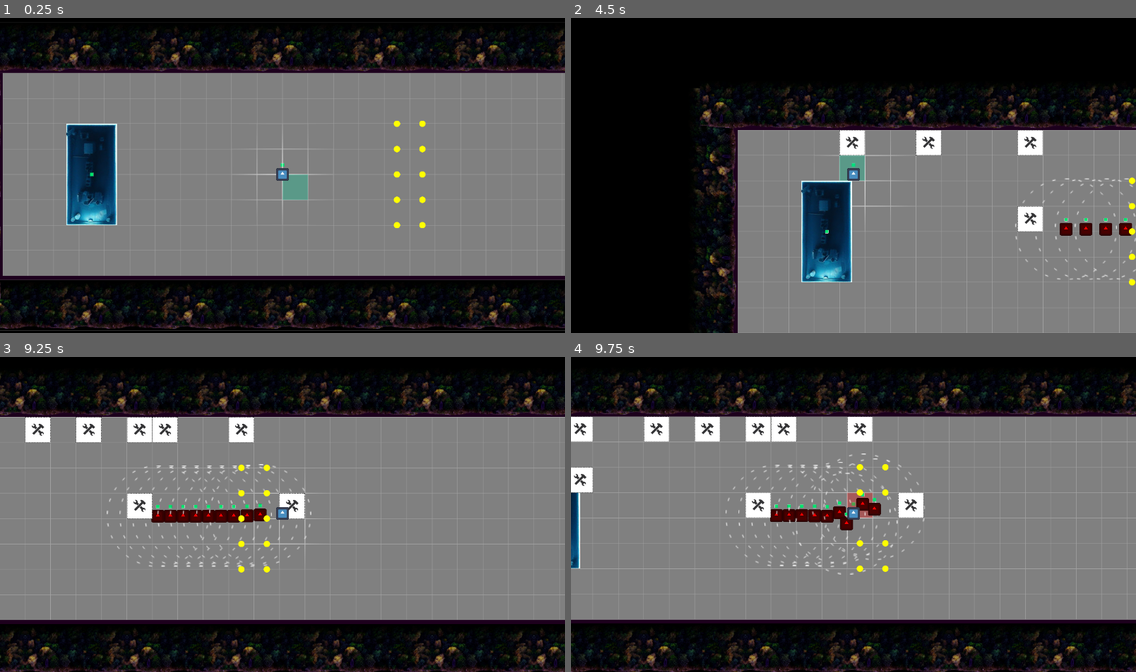
Above: before the commit, frames 1-4 (two rows, left to right).
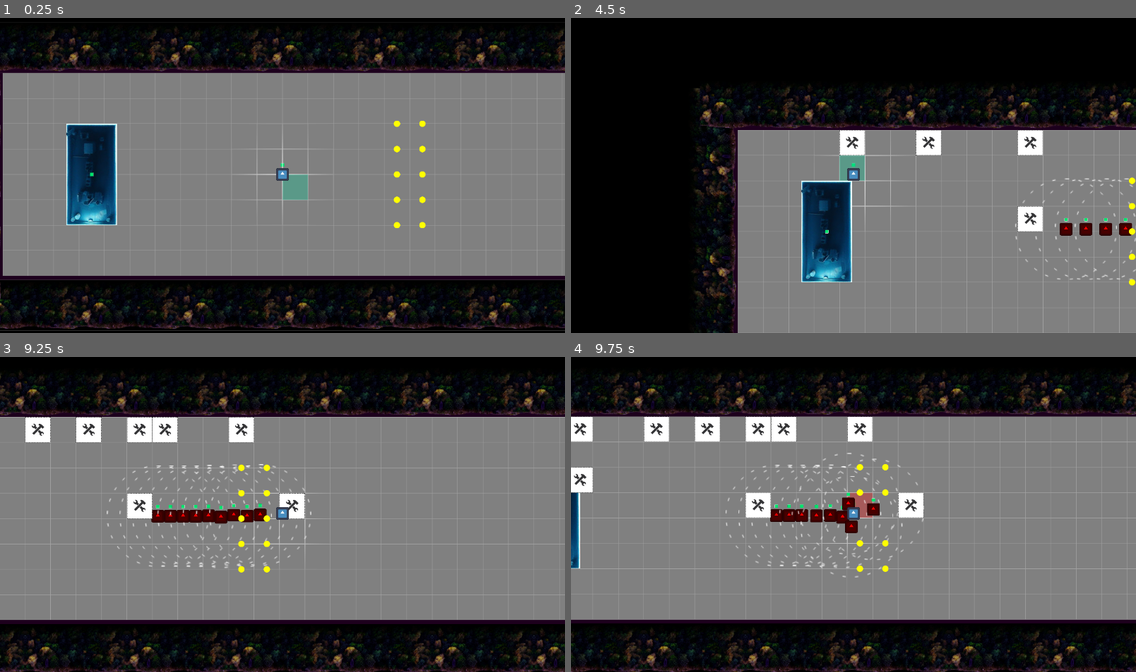
Above: after the commit, the same moments.

Repository: Slushie-Defense/Slushie
Game: Godot game, scene res://Levels/Level1.tscn
Same seed, same stepped clock (60 frames per second), same inputs: the game is played once before the commit and once after it. The engine's default icon, where the game draws it, is replaced by a stand-in: a white triangle on a blue panel in a dark square. Sound files missing from this copy of the repository are replaced by a short silence.
Inputs:
- Up to frame 1 (0.25 s): no input
- Up to frame 2 (4.5 s): tap Enter (ui_accept) at 0.5, 0.77, 1.52, 3.02, 3.77 s; hold Up (ui_up) 0.53-2.03 s; hold Left (ui_left) 2.03-3.53 s; hold Down (ui_down) 3.53-4.28 s; hold Right (ui_right) from 4.28 s (still down)
- Up to frame 3 (9.25 s): tap Enter (ui_accept) at 4.52, 6.02, 6.77, 7.52, 9.02 s; release Right (ui_right) at 5.03 s; hold Up (ui_up) 5.03-5.78 s; hold Right (ui_right) 5.78-8.03 s; hold Down (ui_down) 8.03-8.78 s; hold Left (ui_left) from 8.78 s (still down)
- Up to frame 4 (9.75 s): release Left (ui_left) at 9.53 s; hold Up (ui_up) from 9.53 s (still down)

Frames 1-2 are identical in both runs. In frame 3, 0.2% of the frame differs, in the area x 27-51%, y 34-68%; in frame 4, 1.0%, in the area x 34-63%, y 30-71%.

Commit message:
Attack

Diff:
--- a/Autoload/Main.gd
+++ b/Autoload/Main.gd
@@ -4,6 +4,7 @@
 signal signal_update_coin_count(count)
 
 var coins : int = 0
+var enemy_count : int = 0
 
 # Called when the node enters the scene tree for the first time.
 func _ready():
--- a/Entities/Coin/Coin.gd
+++ b/Entities/Coin/Coin.gd
@@ -1,7 +1,8 @@
 extends Node2D
 
 # Value
-@export var coin_value : int = 100
+@export_range(0, 1000, 100) var coin_value : int = 100
+
 # Detection
 @onready var area_2d : Area2D = $Area2D
 # Timer
@@ -36,7 +37,7 @@
 	var direction = initial_position.direction_to(player_position)
 	var distance_to_player = initial_position.distance_to(player_position)
 
-	#Use the interpolate() function to adjust the speed based on your curve
+	# Use the interpolate() function to adjust the speed based on your curve
 	var time_left_normalized : float = 1.0 - (timer.time_left * timer_ratio)
 	var line_ratio = acceleration_curve.sample(time_left_normalized)
 
--- a/Entities/Enemy/Enemy.tscn
+++ b/Entities/Enemy/Enemy.tscn
@@ -5,9 +5,8 @@
 [ext_resource type="PackedScene" uid="uid://bvke1fhsiyvft" path="res://Entities/Health/HealthBar.tscn" id="3_2jk0x"]
 [ext_resource type="Texture2D" uid="uid://cqq1ir1pgg75q" path="res://Sprites/Circles/128x128-DottedCircle.png" id="3_jff1g"]
 
-[sub_resource type="CapsuleShape2D" id="CapsuleShape2D_d6nnc"]
+[sub_resource type="CircleShape2D" id="CircleShape2D_o6l61"]
 radius = 32.0
-height = 64.0
 
 [sub_resource type="CircleShape2D" id="CircleShape2D_hdjo8"]
 radius = 128.0
@@ -20,7 +19,7 @@
 
 [node name="CollisionShape2D" type="CollisionShape2D" parent="."]
 z_index = 1
-shape = SubResource("CapsuleShape2D_d6nnc")
+shape = SubResource("CircleShape2D_o6l61")
 
 [node name="CharacterSprite" type="Sprite2D" parent="."]
 self_modulate = Color(1, 0, 0, 1)
--- a/Entities/Health/HealthBar.gd
+++ b/Entities/Health/HealthBar.gd
@@ -5,5 +5,4 @@
 	pass # Replace with function body.
 
 func _on_value_changed(value):
-
 	pass # Replace with function body.
--- a/Entities/BuildingManager/BuildingManager.tscn
+++ b/Entities/Managers/BuildingManager/BuildingManager.tscn
@@ -1,19 +1,19 @@
 [gd_scene load_steps=6 format=3 uid="uid://cjvvi1wm1eukc"]
 
-[ext_resource type="Texture2D" uid="uid://cn1prcajk40h5" path="res://Sprites/Squares/512x512GridFeathered.png" id="1_1ic24"]
-[ext_resource type="Script" path="res://Entities/BuildingManager/BuildingManager.gd" id="2_iwa8w"]
-[ext_resource type="Texture2D" uid="uid://nytttjt5wdst" path="res://Sprites/Squares/128x128-White.png" id="3_ogc13"]
-[ext_resource type="AudioStream" uid="uid://b0v1gammmkxdu" path="res://Audio/UserInterface/AudioErrorSignal.wav" id="4_v57ai"]
+[ext_resource type="Texture2D" uid="uid://cn1prcajk40h5" path="res://Sprites/Squares/512x512GridFeathered.png" id="1_icr37"]
+[ext_resource type="Script" path="res://Entities/Managers/BuildingManager/BuildingManager.gd" id="2_666x6"]
+[ext_resource type="Texture2D" uid="uid://nytttjt5wdst" path="res://Sprites/Squares/128x128-White.png" id="3_2vysi"]
+[ext_resource type="AudioStream" uid="uid://b0v1gammmkxdu" path="res://Audio/UserInterface/AudioErrorSignal.wav" id="4_jft5a"]
 
 [sub_resource type="RectangleShape2D" id="RectangleShape2D_y2m26"]
 size = Vector2(128, 128)
 
 [node name="BuildingManager" type="Sprite2D"]
-texture = ExtResource("1_1ic24")
-script = ExtResource("2_iwa8w")
+texture = ExtResource("1_icr37")
+script = ExtResource("2_666x6")
 
 [node name="HighlightSquare" type="Sprite2D" parent="."]
-texture = ExtResource("3_ogc13")
+texture = ExtResource("3_2vysi")
 centered = false
 
 [node name="Area2D" type="Area2D" parent="HighlightSquare"]
--- a/Entities/Player/Player.tscn
+++ b/Entities/Player/Player.tscn
@@ -3,11 +3,10 @@
 [ext_resource type="Script" path="res://Entities/Player/Player.gd" id="1_p727u"]
 [ext_resource type="Texture2D" uid="uid://b0h3v5r3o5arf" path="res://icon.svg" id="2_yiw4i"]
 [ext_resource type="PackedScene" uid="uid://bvke1fhsiyvft" path="res://Entities/Health/HealthBar.tscn" id="3_4agde"]
-[ext_resource type="PackedScene" uid="uid://cjvvi1wm1eukc" path="res://Entities/BuildingManager/BuildingManager.tscn" id="4_rd020"]
+[ext_resource type="PackedScene" uid="uid://cjvvi1wm1eukc" path="res://Entities/Managers/BuildingManager/BuildingManager.tscn" id="4_rd020"]
 
-[sub_resource type="CapsuleShape2D" id="CapsuleShape2D_nfwq5"]
+[sub_resource type="CircleShape2D" id="CircleShape2D_wef8m"]
 radius = 32.0
-height = 64.0
 
 [node name="Player" type="CharacterBody2D"]
 collision_layer = 2
@@ -15,7 +14,7 @@
 
 [node name="CollisionShape2D" type="CollisionShape2D" parent="."]
 z_index = 1
-shape = SubResource("CapsuleShape2D_nfwq5")
+shape = SubResource("CircleShape2D_wef8m")
 
 [node name="CharacterSprite" type="Sprite2D" parent="."]
 z_index = 1
Renamed: Entities/BuildingManager/BuildingManager.gd -> Entities/Managers/BuildingManager/BuildingManager.gd
Not shown: 1 places in Entities/Managers/BuildingManager/BuildingManager.tscn that only renumber resources
